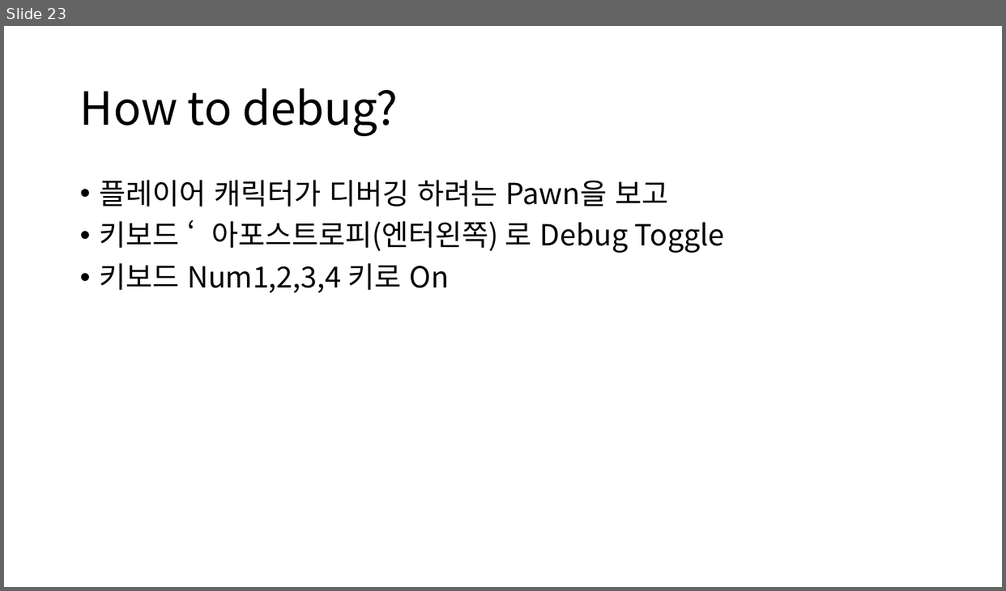
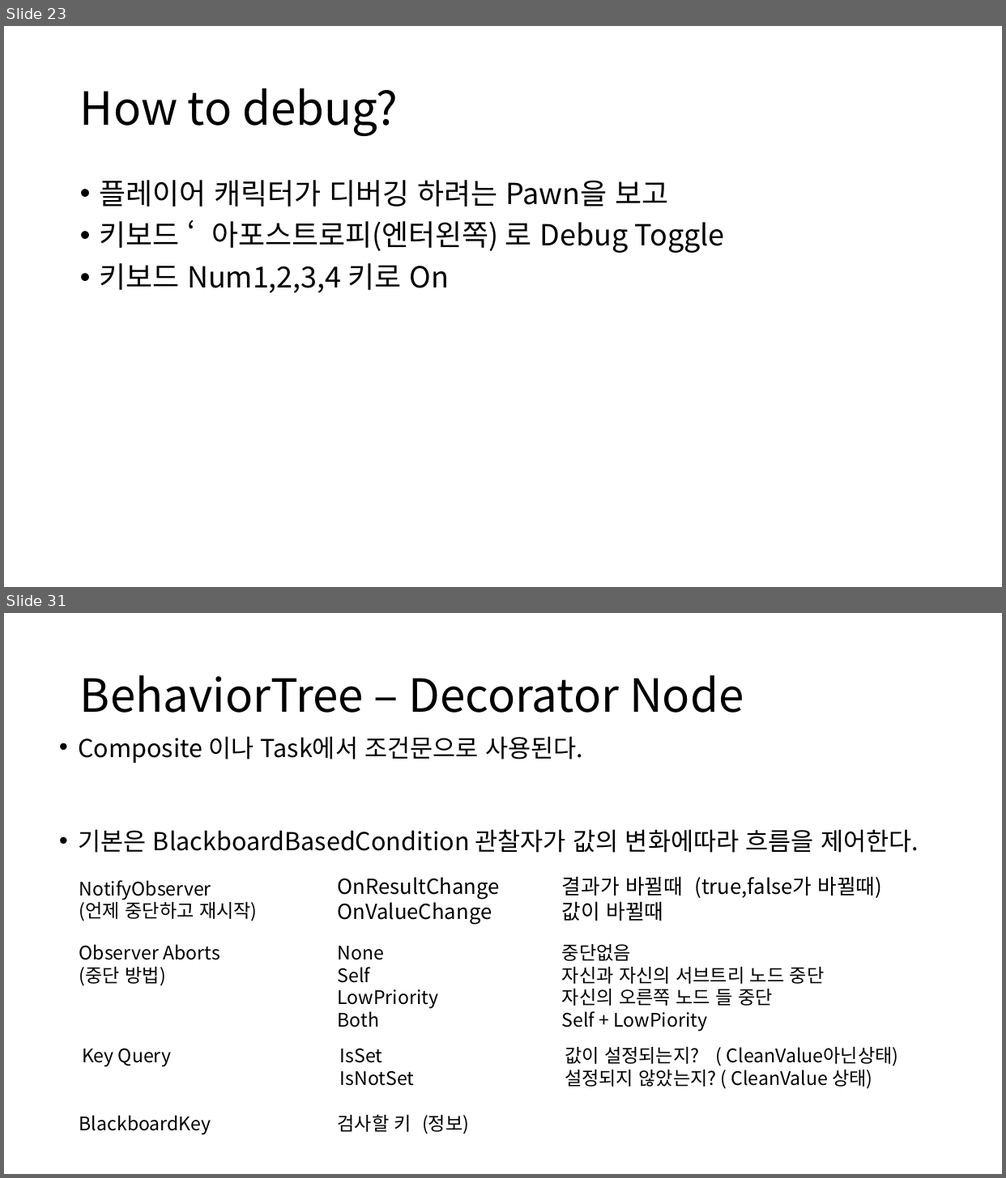
Before and after one commit to ldw9981/UE4_Blueprint, a slide deck: Day04/AI.pptx. Shown one above the other, each under a label of ours: slide 23 before the commit, slides 23 and 31 after it; the slides between them are not shown. The pictures are 1006x591 and 1006x1178 pixels, drawn with LibreOffice and Linux fonts; fonts in the diff are those of the drawing. Boxes give left, top, right and bottom in pixels: in the first picture for what was removed or moved away, otherwise in the second. Text is boxed around its words. In the diff, an @@ line names an element or a change of style, - is before the commit and + after.

```diff
--- a/Day04/AI.pptx
+++ b/Day04/AI.pptx
@@ slide 31 added at [4,613,1002,1174], background #FFFFFF @@
@@ title added at [80,675,744,713], 44 pt, text #000000 @@
+BehaviorTree – Decorator Node
@@ text added at [78,736,918,853], 23.8 pt, text #000000 @@
+• Composite 이나 Task에서 조건문으로 사용된다.
+• 기본은 BlackboardBasedCondition 관찰자가 값의 변화에따라 흐름을 제어한다.
@@ text added at [338,876,883,921], 20 pt, text #000000 @@
+OnResultChange 결과가 바뀔때 (true,false가 바뀔때)
+OnValueChange 값이 바뀔때
@@ text added at [79,880,258,922], 18 pt, text #000000 @@
+NotifyObserver
+(언제 중단하고 재시작)
@@ text added at [79,944,220,986], 18 pt, text #000000 @@
+Observer Aborts
+(중단 방법)
@@ text added at [338,944,825,1032], 18 pt, text #000000 @@
+None 중단없음
+Self 자신과 자신의 서브트리 노드 중단
+LowPriority 자신의 오른쪽 노드 들 중단
+Both Self + LowPiority
@@ text added at [82,1048,172,1067], 18 pt, text #000000 @@
+Key Query
@@ text added at [340,1047,899,1089], 18 pt, text #000000 @@
+IsSet 값이 설정되는지? ( CleanValue아닌상태)
+IsNotSet 설정되지 않았는지? ( CleanValue 상태)
@@ text added at [79,1115,211,1135], 18 pt, text #000000 @@
+BlackboardKey
@@ text added at [338,1114,469,1135], 18 pt, text #000000 @@
+검사할 키 (정보)
```
Also in this commit, not shown: 8 other slides added, 2 slides removed, 16 other files.
